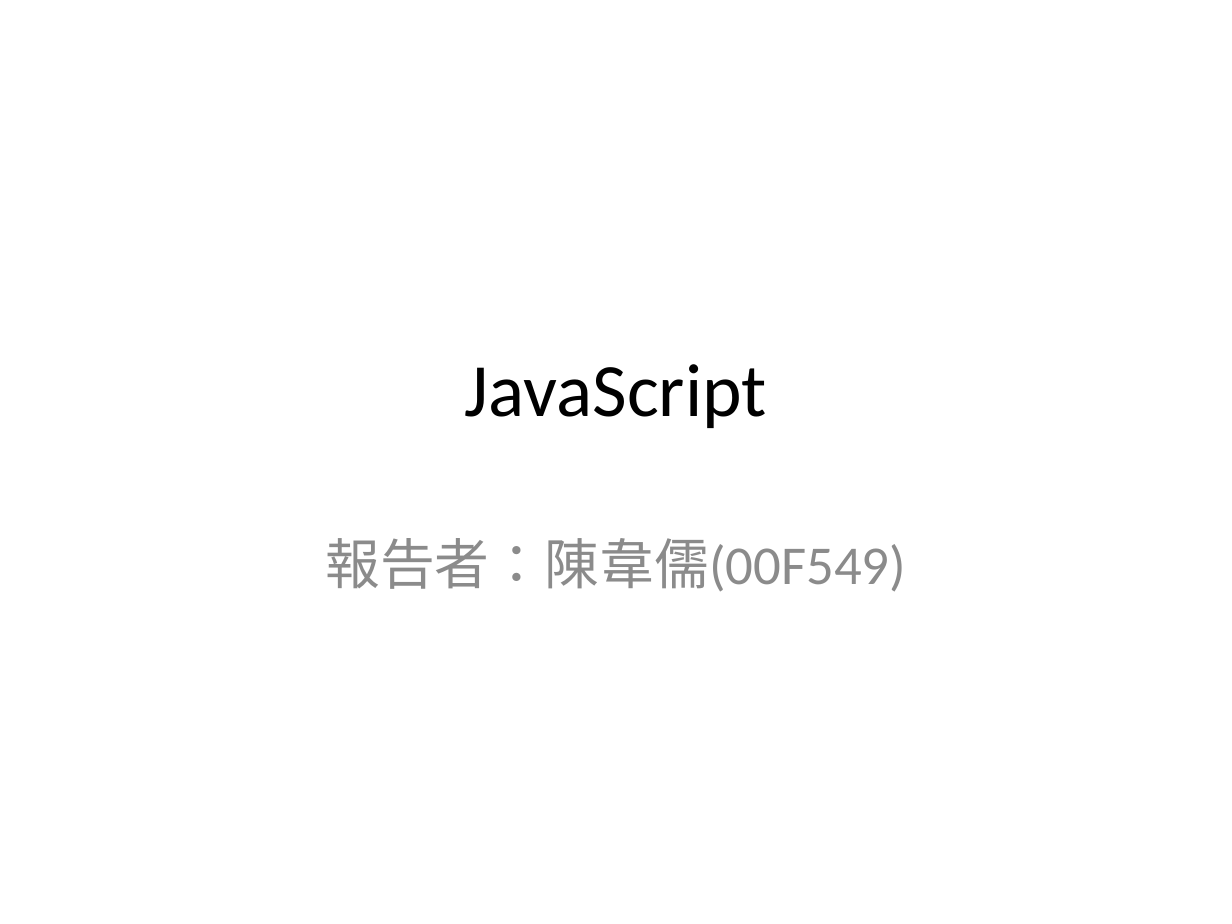
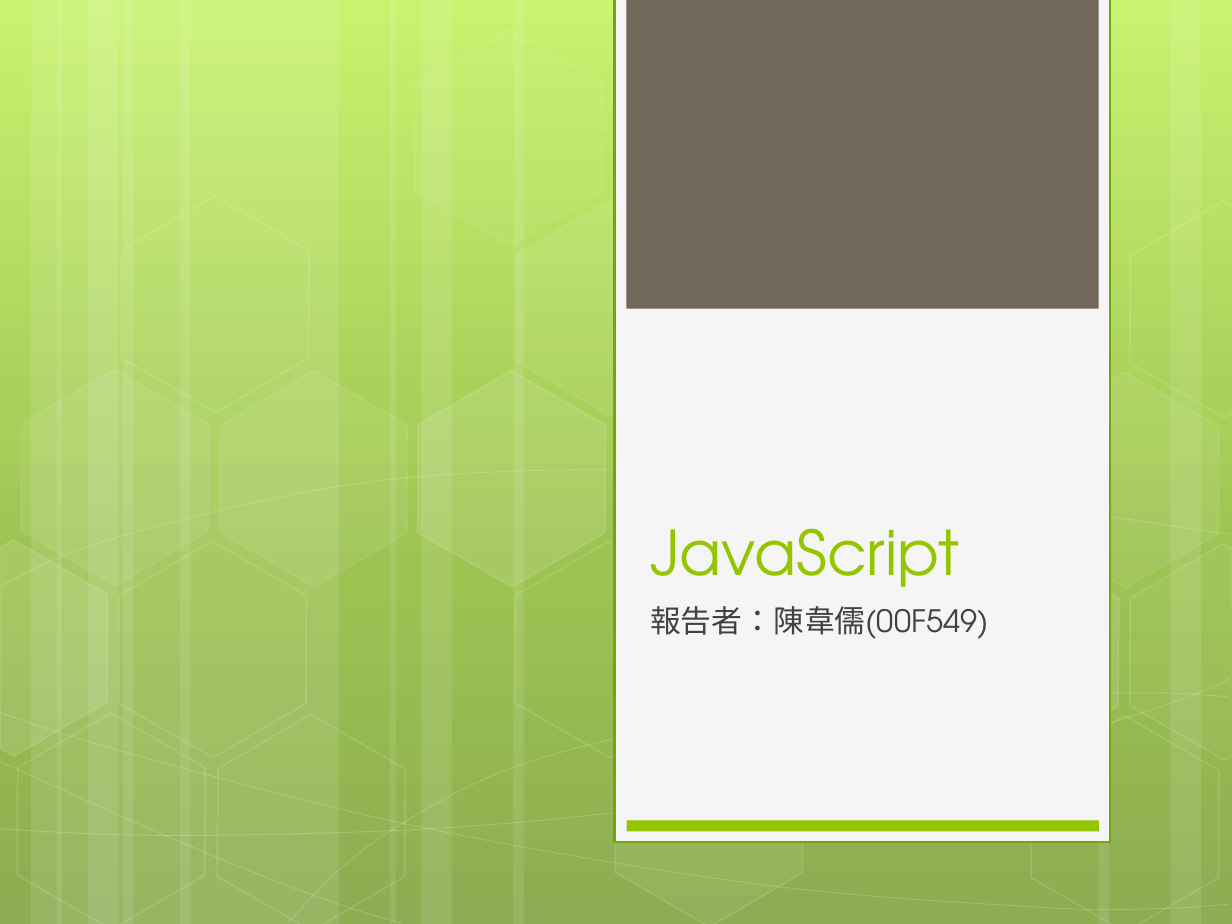
Before and after one commit to jackru6g6/JavaScript_Education, a slide deck: slide 1 of JavaScript教學及應用_08.22報告.pptx. Drawn at 1232x924 pixels with LibreOffice and Linux fonts; fonts in the diff are those of the drawing. Boxes give left, top, right and bottom in pixels: in the first picture for what was removed or moved away, otherwise in the second. Text is boxed around its words. In the diff, an @@ line names an element or a change of style, - is before the commit and + after.

```diff
--- a/JavaScript教學及應用_08.22報告.pptx
+++ b/JavaScript教學及應用_08.22報告.pptx
@@ background #FFFFFF to gradient #C3F35F to #93BF3F to #81A53E @@
@@ rectangle added at [615, 0, 1110, 843], fill #F5F5F5, outline #74A510 1.25 pt @@
@@ rectangle added at [626, 0, 1098, 309], fill #71685A @@
@@ group added at [0, 0, 1232, 924]: 14 hexagons, 12 rectangles, 8 freeform shapes @@
@@ title "JavaScript": place and size @@
-title "JavaScript" at [465, 364, 767, 428]
+title "JavaScript" at [650, 528, 959, 587]
@@ title "JavaScript" at [650, 528, 959, 587]: size 44 to 36 pt, font Calibri to TeX Gyre Adventor, text colour #000000 to #94C600; alignment centre to left; vertical alignment middle to bottom @@
@@ subtitle "報告者：陳韋儒(00F549)": place and size @@
-subtitle "報告者：陳韋儒(00F549)" at [325, 538, 906, 591]
+subtitle "報告者：陳韋儒(00F549)" at [650, 606, 988, 639]
@@ subtitle "報告者：陳韋儒(00F549)" at [650, 606, 988, 639]: size 32 to 18 pt, font Calibri to TeX Gyre Adventor, text colour #8C8C8C to #424242; alignment centre to left; less space between paragraphs @@
@@ rectangle added at [627, 821, 1099, 832], fill #94C600 @@
```
Also in this commit, not shown: 9 other slides changed, 2 slides added, 4 other files.
